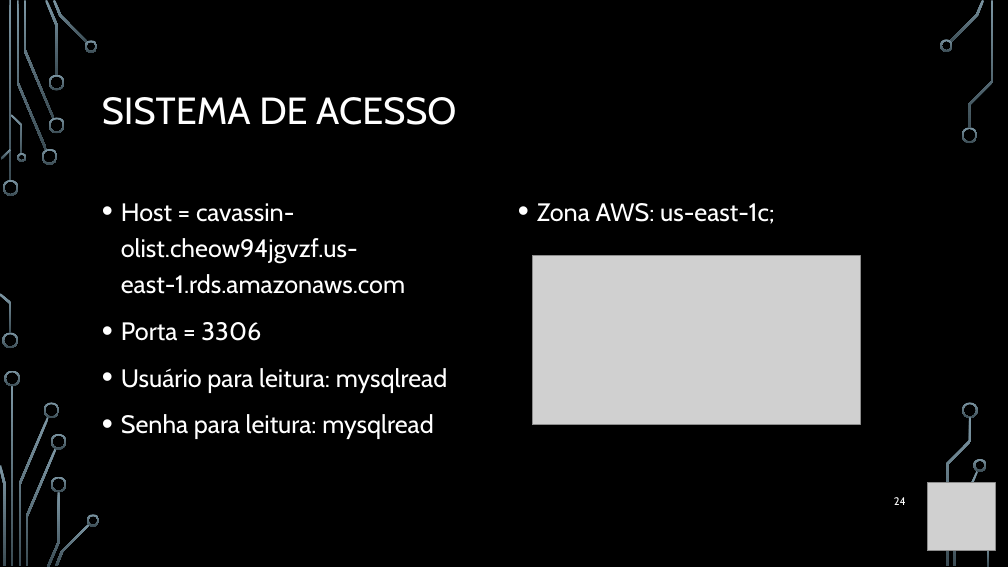
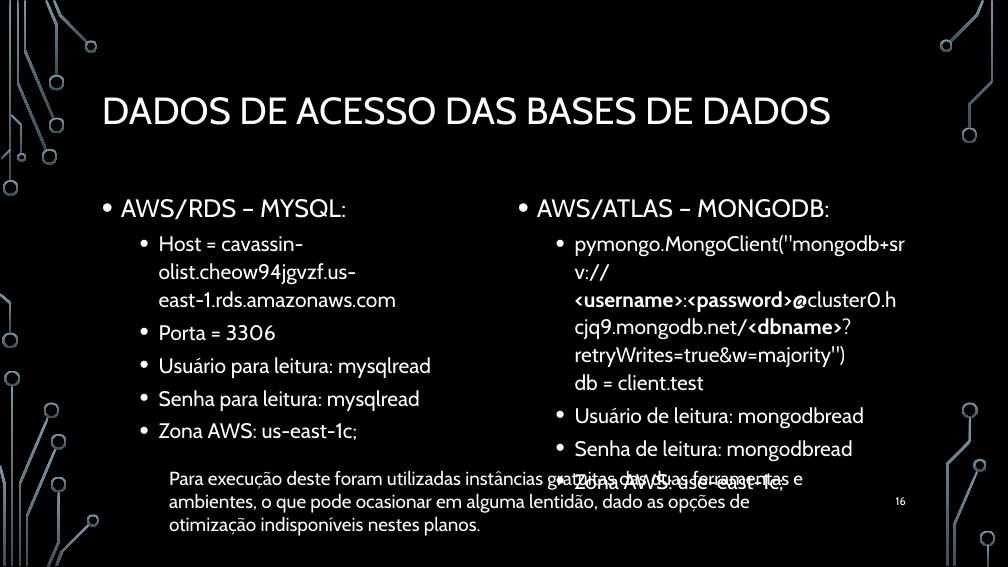
Before and after one commit to WilianCavassin/DataEngineer_Olist, a slide deck: slide 16 of Presentations/Work at olist [Autosaved].pptx (slide 24 before the commit). Drawn at 1008x567 pixels with LibreOffice and Linux fonts; fonts in the diff are those of the drawing; grey boxes stand for pictures; background and template pictures are left out. Boxes give left, top, right and bottom in pixels: in the first picture for what was removed or moved away, otherwise in the second. Text is boxed around its words. In the diff, an @@ line names an element or a change of style, - is before the commit and + after.

```diff
--- a/Presentations/Work at olist [Autosaved].pptx
+++ b/Presentations/Work at olist [Autosaved].pptx
@@ title at [102,97,831,125]: text changed @@
-SISTEMA DE ACESSO
+DADOS DE ACESSO DAS BASES DE DADOS
@@ text at [121,199,346,219]: paragraph added @@
+• AWS/RDS – MYSQL:
@@ text at [537,199,905,495]: text changed; size 24 to 20 pt @@
-• Zona AWS: us-east-1c;
+• AWS/ATLAS – MONGODB:
+  • pymongo.MongoClient("mongodb+srv://<username>:<password>@cluster0.hcjq9.mongodb.net/<dbname>?retryWrites=true&w=majority")
+    db = client.test
+  • Usuário de leitura: mongodbread
+  • Senha de leitura: mongodbread
+  • Zona AWS: use-east-1c;
@@ text at [159,236,431,411]: size 24 to 20 pt in "Host = cavassin-olist.cheow94jgvzf.us-east-1.rds.amazonaws.c ...", "Porta = 3306", "Usuário para leitura: mysqlread", "Senha para leitura: mysqlread"; list level 1 to 2 in "Host = cavassin-olist.cheow94jgvzf.us-east-1.rds.amazonaws.c ..."; line spacing 1.2 to 1.1; list level 1 to 2 in "Porta = 3306"; list level 1 to 2 in "Usuário para leitura: mysqlread"; list level 1 to 2 in "Senha para leitura: mysqlread" @@
@@ picture removed at [532,256,861,425] @@
@@ text at [159,423,357,440]: paragraph added @@
+  • Zona AWS: us-east-1c;
@@ text added at [169,470,803,536], 18 pt, text #FFFFFF @@
+Para execução deste foram utilizadas instâncias gratuitas das duas ferramentas e ambientes, o que pode ocasionar em alguma lentidão, dado as opções de otimização indisponíveis nestes planos.
@@ page number at [896,497,906,505]: text changed @@
-24
+16
@@ picture removed at [927,483,995,551] @@
```
Also in this commit, not shown: 9 other slides changed, 5 slides added, 3 slides removed, 7 other files.
